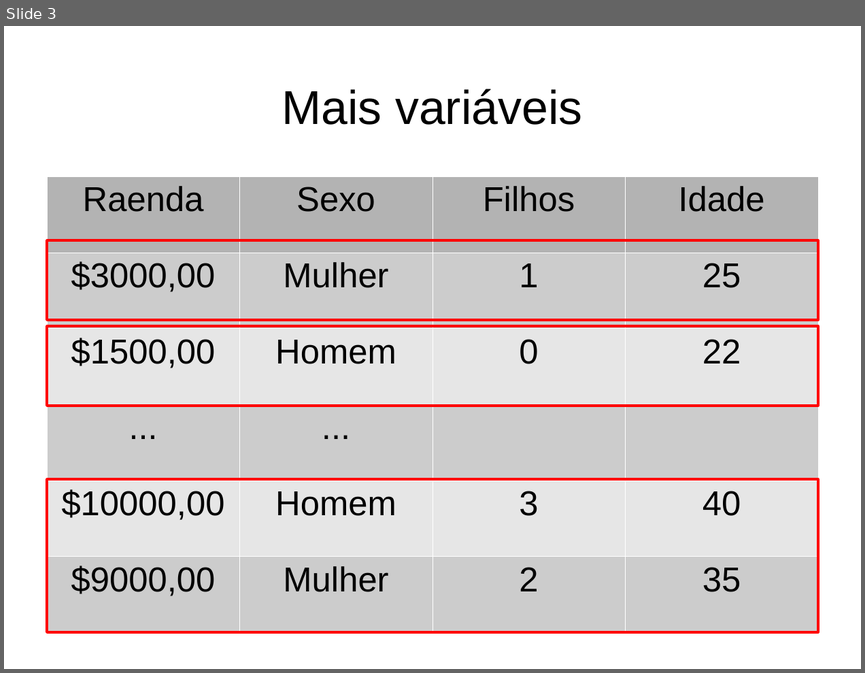
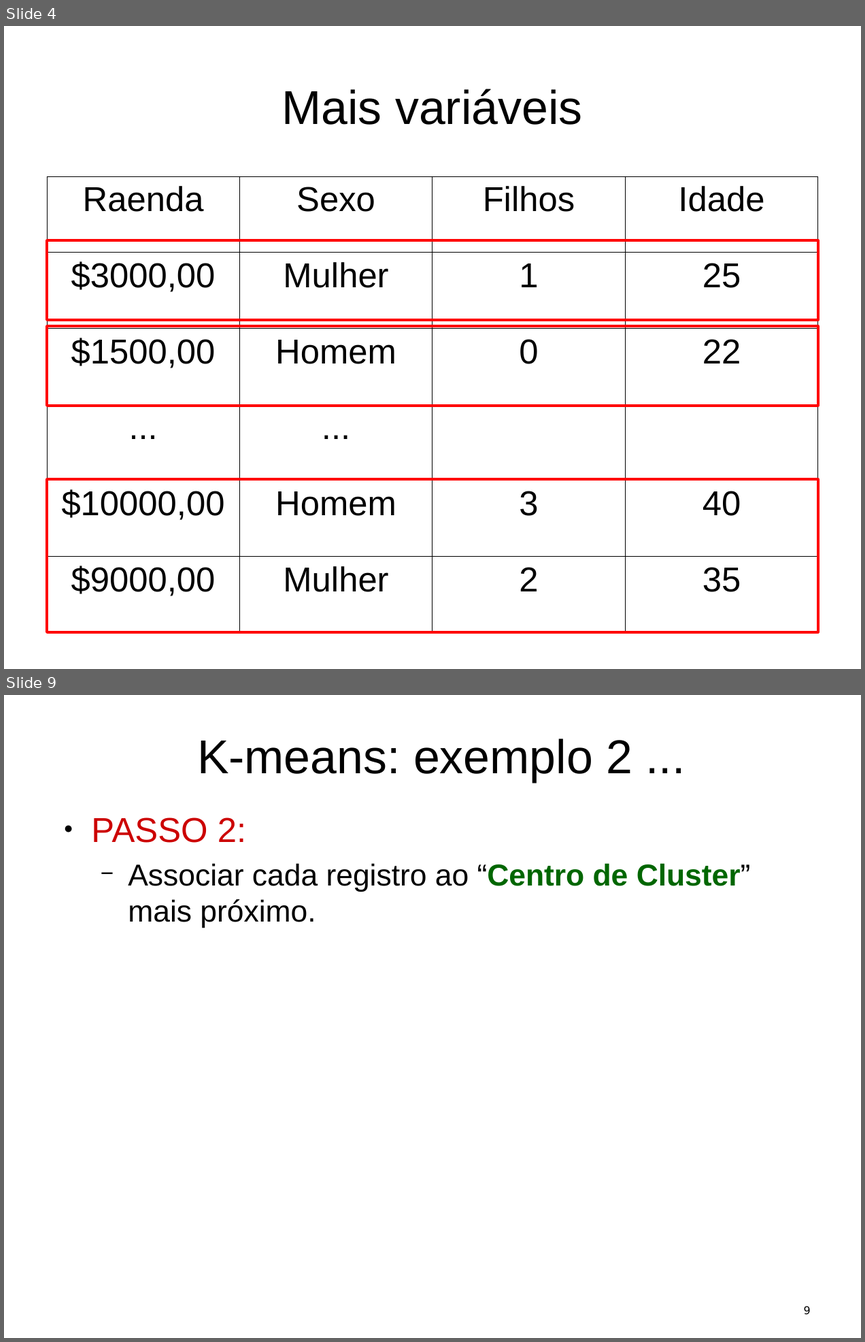
Before and after one commit to flaviobarros/lombz_cluster, a slide deck: Cluster.odp. Shown one above the other, each under a label of ours: slide 3 before the commit, slides 4 and 9 after it; the slides between them are not shown. The pictures are 865x673 and 865x1342 pixels, drawn with LibreOffice and Linux fonts; fonts in the diff are those of the drawing. Boxes give left, top, right and bottom in pixels: in the first picture for what was removed or moved away, otherwise in the second. Text is boxed around its words. In the diff, an @@ line names an element or a change of style, - is before the commit and + after.

Commit message:
Incluindo exemplo do k-means.

```diff
--- a/Cluster.odp
+++ b/Cluster.odp
@@ slide 9 added at bbox=[4, 695, 861, 1338], background #FFFFFF @@
@@ title added at bbox=[197, 739, 632, 782], 44 pt, text #000000 @@
+K-means: exemplo 2 ...
@@ text added at bbox=[91, 817, 751, 928], 28 pt, text #000000 @@
+● PASSO 2:
+  − Associar cada registro ao “Centro de Cluster” mais próximo.
@@ page number added at bbox=[804, 1306, 810, 1314], 10 pt, text #000000 @@
+9
@@ what was slide 3 is now slide 4 @@
@@ slide 4 changed as well @@
@@ table at bbox=[47, 176, 818, 632] @@
@@ fill #B3B3B3 to none in row 1 @@
@@ fill #CCCCCC to none in 10 cells @@
@@ fill #E6E6E6 to none in 8 cells @@
@@ borders changed @@
```
Also in this commit, not shown: 2 other slides changed, 10 other slides added.
